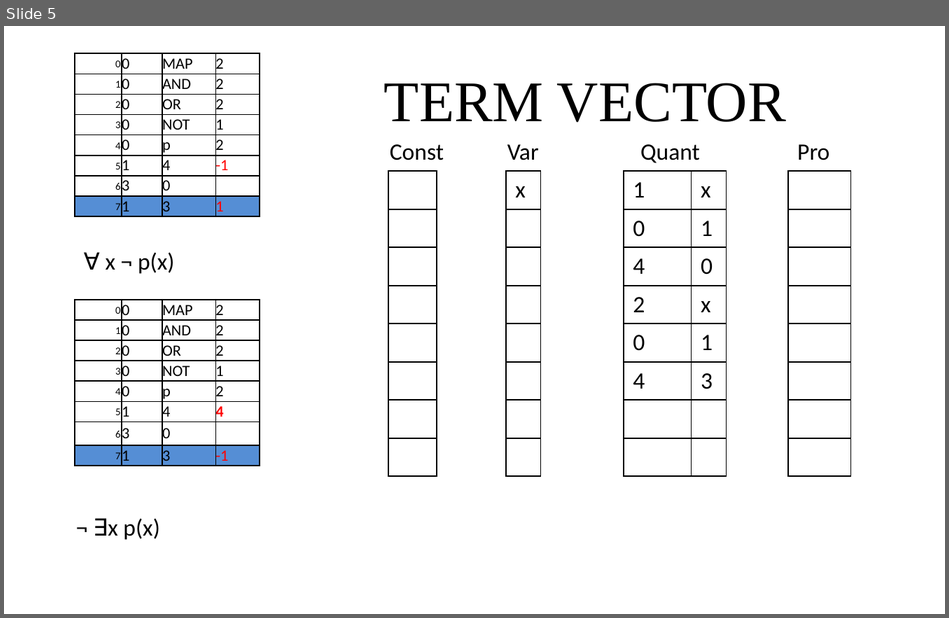
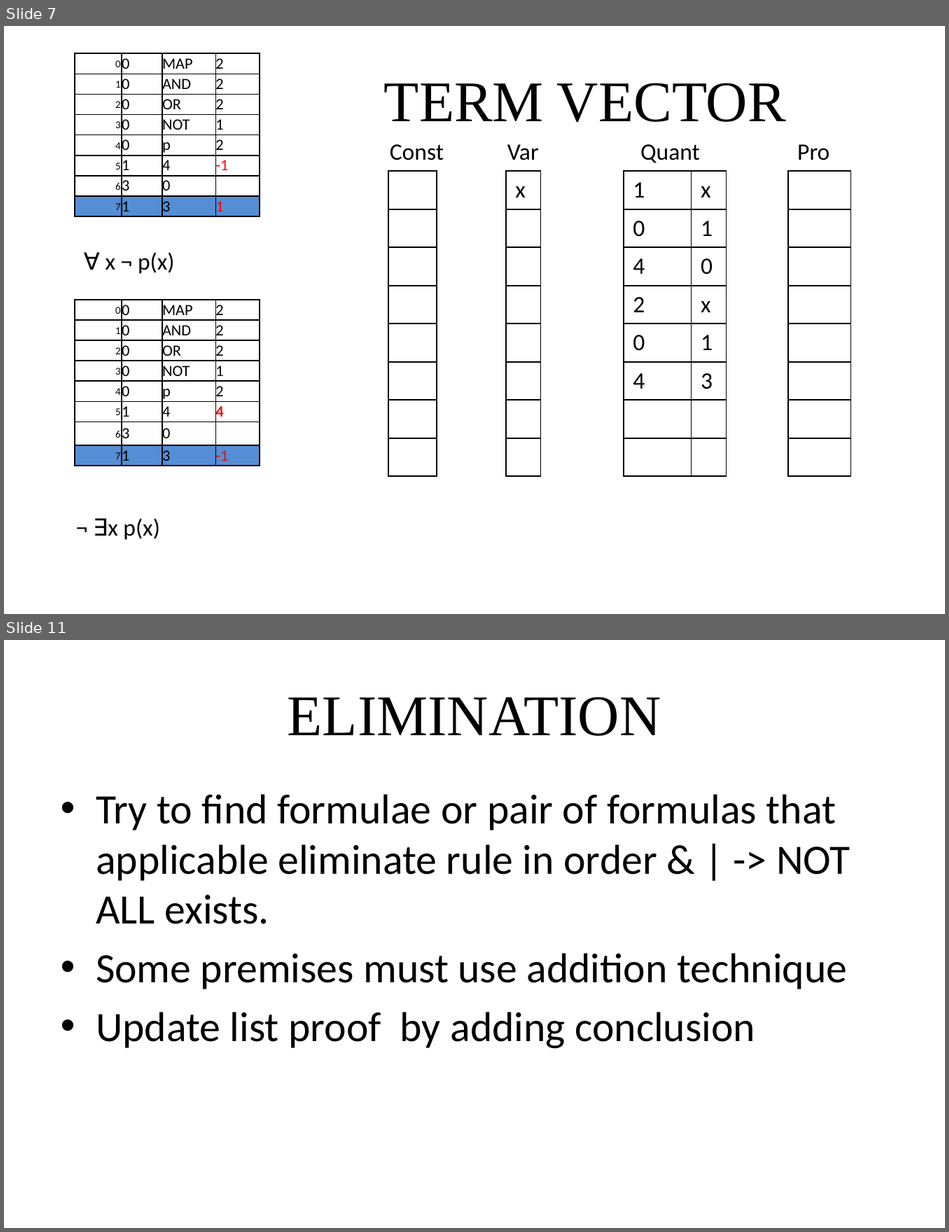
Before and after one commit to giang-rocker/logic, a slide deck: Report/SUY LUẬN TỰ NHIÊN.pptx. Shown one above the other, each under a label of ours: slide 5 before the commit, slides 7 and 11 after it; the slides between them are not shown. The pictures are 949x618 and 949x1232 pixels, drawn with LibreOffice and Linux fonts; fonts in the diff are those of the drawing. Boxes give left, top, right and bottom in pixels: in the first picture for what was removed or moved away, otherwise in the second. Text is boxed around its words. In the diff, an @@ line names an element or a change of style, - is before the commit and + after.

```diff
--- a/Report/SUY LUẬN TỰ NHIÊN.pptx
+++ b/Report/SUY LUẬN TỰ NHIÊN.pptx
@@ slide 11 added at (x1=4, y1=640, x2=945, y2=1228), background #FFFFFF @@
@@ title added at (x1=288, y1=697, x2=661, y2=736), 44 pt, text #000000 @@
+ELIMINATION
@@ text added at (x1=96, y1=794, x2=850, y2=1049), 32 pt, text #000000 @@
+        • Try to find formulae or pair of formulas that applicable eliminate rule in order & | -> NOT ALL exists.
+        • Some premises must use addition technique
+        • Update list proof by adding conclusion
@@ what was slide 5 is now slide 7 @@
```
Also in this commit, not shown: 2 slides changed, 18 other slides added, 6 slides removed, 1 other file.
